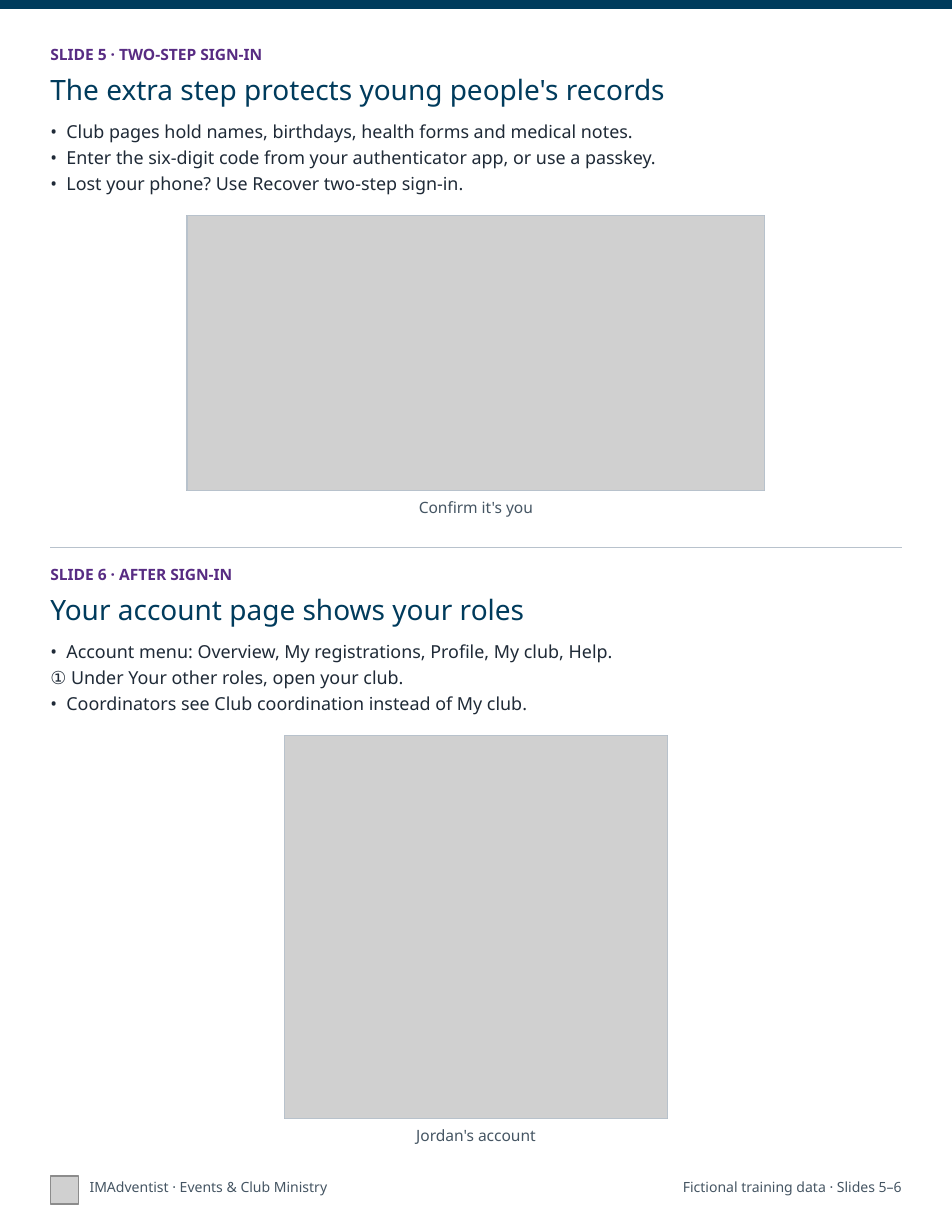
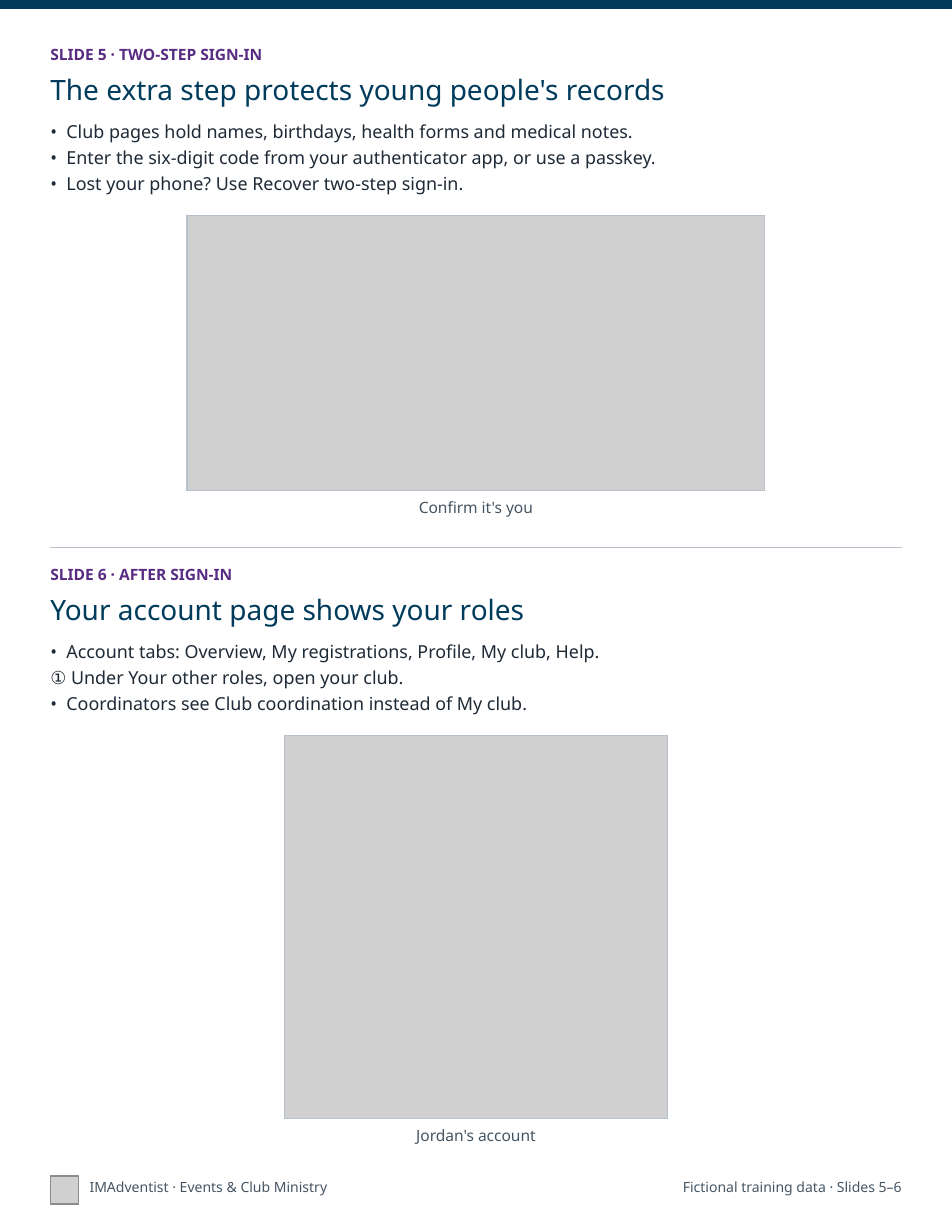
Before and after one commit to DurantTL/IMSDA-Events, a slide deck: slide 3 of docs/platform-documentation/2026-11-05/exports/IMAdventist-getting-started-print.pptx. Drawn at 952x1232 pixels with LibreOffice and Linux fonts; fonts in the diff are those of the drawing; grey boxes stand for pictures. Boxes give left, top, right and bottom in pixels: in the first picture for what was removed or moved away, otherwise in the second. Text is boxed around its words. In the diff, an @@ line names an element or a change of style, - is before the commit and + after.

```diff
--- a/docs/platform-documentation/2026-11-05/exports/IMAdventist-getting-started-print.pptx
+++ b/docs/platform-documentation/2026-11-05/exports/IMAdventist-getting-started-print.pptx
@@ text at bbox=[66, 644, 600, 663]: text changed @@
-• Account menu: Overview, My registrations, Profile, My club, Help.
+• Account tabs: Overview, My registrations, Profile, My club, Help.
```
Also in this commit, not shown: 3 other slides changed, 59 other files.
